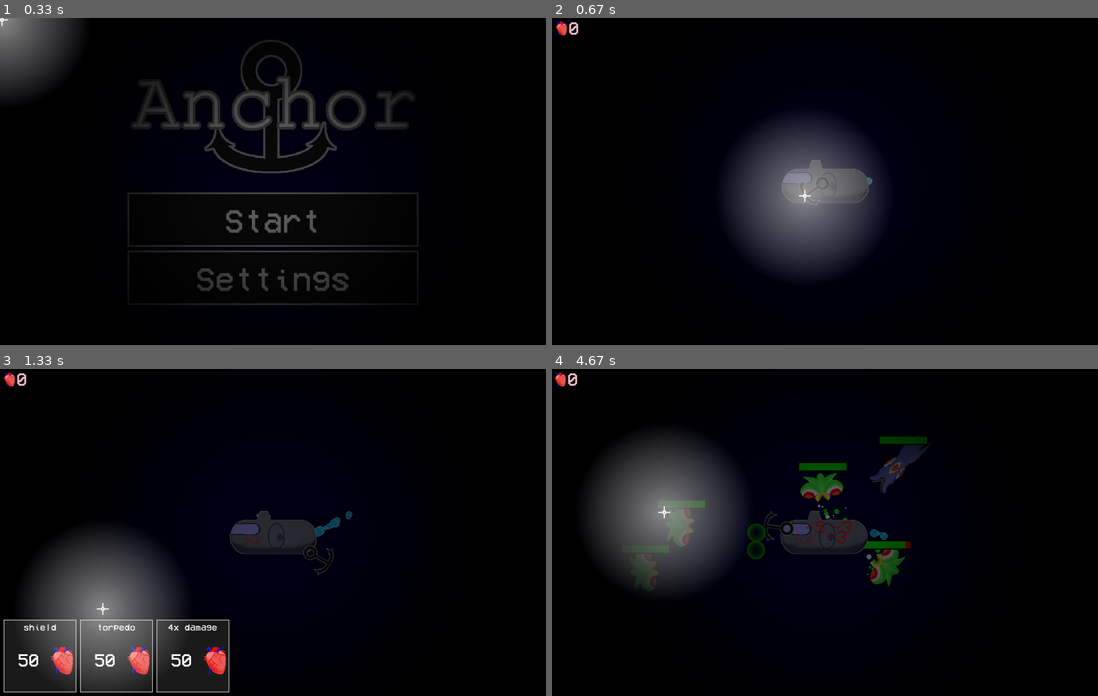
Above: before the commit, frames 1-4 (two rows, left to right).
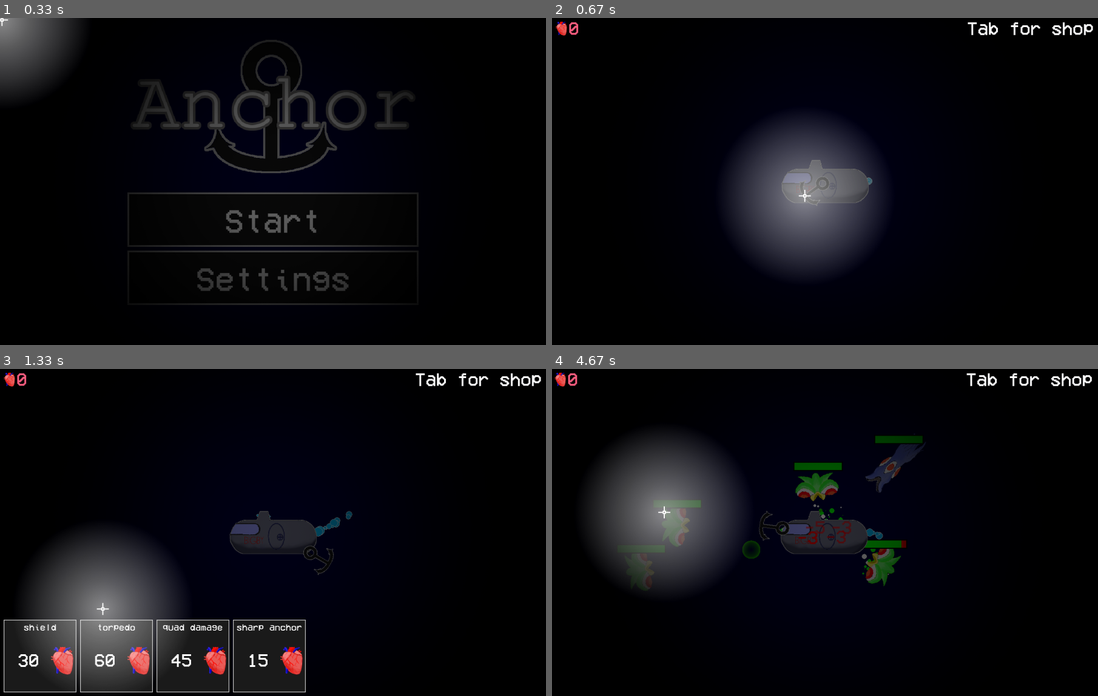
Above: after the commit, the same moments.

Repository: CurryMan1/Pygame-Halloween-GameJam-2023
Game: pygame game, started from main.py
The game is run twice, just before and just after one commit, with the same random seed, the same clock (stepped at 60 frames per second) and the same inputs.
Inputs (mouse positions are in pixels of both pictures, inside the frame that each line leads up to):
- Up to frame 1 (0.33 s): no input
- Up to frame 2 (0.67 s): click (803, 194) at 0.38 s
- Up to frame 3 (1.33 s): click (327, 604) at 0.72 s; hold Tab from 1 s (still down); tap Space at 1.07 s; click (103, 607) at 1.08 s
- Up to frame 4 (4.67 s): tap Space at 1.37, 1.9, 2.2, 2.4, 2.73, 3.03, 3.23, 3.53, 3.8, 4.13, 4.43, 4.57 s; release Tab at 1.47 s; click (835, 421) at 1.55 s; click (797, 617) at 1.92 s; click (1032, 656) at 2.42 s; click (934, 506) at 2.75 s; click (994, 525) at 3.25 s; click (655, 489) at 3.82 s; click (945, 450) at 4.15 s; click (666, 512) at 4.58 s

Frame 1 is identical in both runs. In frame 2, 0.4% of the frame differs, in the area x 3-100%, y 1-6%; in frame 3, 3.6%, in the area x 3-100%, y 1-99%; in frame 4, 2.4%.

Commit message:
seamine done

Diff:
--- a/entities.py
+++ b/entities.py
@@ -63,6 +63,7 @@
 class Player(Entity):
     SPEED = 12
     WATER_RESISTANCE = 0.95 #for timesing
+    MAX_HP = 1500
 
     def __init__(self, x: int, y: int, images: list, shield_img: pygame.surface.Surface):
         self.img_no = 0
@@ -70,17 +71,15 @@
 
         #(changeable) stats
         self.damage = 10
-        self.shooting_delay = 20
 
         self.images = images
         self.mask = pygame.mask.from_surface(self.image)
         self.og_img = self.image
-        self.last_shot = self.shooting_delay
         self.angle = 0
         self.x_vel, self.y_vel = 0, 0
 
         self.on_cooldown = False
-        self.hp = 1500
+        self.hp = self.MAX_HP
 
         self.shield = Shield(shield_img)
 
@@ -99,12 +98,12 @@
         if self.image != img:
             self.mask = pygame.mask.from_surface(self.image)
 
-        if self.last_shot < self.shooting_delay:
-            self.last_shot += 1
-
         if self.on_cooldown:
             if abs(self.x_vel) < 1.5 and abs(self.y_vel) < 1.5:
                 self.on_cooldown = False
+
+        if self.hp <= 0:
+            return True
 
     def hit(self, damage):
         self.hp -= damage
--- a/main.py
+++ b/main.py
@@ -2,8 +2,6 @@
 import sys
 from math import ceil
 from webbrowser import open
-
-import pygame.mixer_music
 
 #files
 from entities import *
@@ -44,10 +42,12 @@
         self.splash_texts = []
 
         #upgrade buttons
-        upgrade_btn_tags = ['shield', 'torpedo', '4x damage']
-
-        for i, tag in enumerate(upgrade_btn_tags):
-            u_btn = UpgradeButton(i*210+10, HEIGHT-210, tag, 50)
+        upgrade_btn_tags = [['shield', 30], ['torpedo', 60], ['quad damage', 45], ['sharp anchor', 15]]
+
+        for i, btn in enumerate(upgrade_btn_tags):
+            tag, price = btn
+
+            u_btn = UpgradeButton(i*210+10, HEIGHT-210, tag, price)
             self.upgrade_button_group.append(u_btn)
 
         #other
@@ -57,7 +57,6 @@
         self.overlay = load_img('overlay.png', True)
         self.plasmaball_img = load_img('plasmaball.png', True, 0.1)
         self.heart_img = load_img('heart.png', True, 0.5)
-
         self.plasmaenemy_img = load_img('plasmaenemy.png', True, 0.4)
         self.seamine_img = load_img('seamines.png', True, 0.4)
         self.squid_imgs = load_imgs('squid', True, 0.7)
@@ -70,9 +69,13 @@
         self.enemy_delay = 240
         self.last_enemy = self.enemy_delay
 
-    def start(self):
-        pygame.mixer.music.load('assets/sound/theme.wav')
-        pygame.mixer.music.play(-1)
+        #sound
+        self.siren_sound = load_sound('sub/siren.mp3')
+
+    def start(self, first=False):
+        if first:
+            pygame.mixer.music.load('assets/sound/theme.wav')
+            pygame.mixer.music.play(-1)
 
         start_btn = Button(WIDTH/2-400, HEIGHT/2+30, 800, 150, text='Start', fg=DARK_GREY, bg=LIGHT_GREY, text_size=90,
                            text_colour=WHITE, border_width=5)
@@ -91,9 +94,9 @@
             DISPLAY.blit(self.logo, (WIDTH/2-self.logo.get_width()/2, 60))
 
             if start_btn.is_clicked(DISPLAY):
-                self.main()
+                return self.main()
             if settings_btn.is_clicked(DISPLAY):
-                self.settings(self.start)
+                return self.settings(self.start)
 
             #overlay
             DISPLAY.blit(self.overlay, (0, 0))
@@ -147,7 +150,7 @@
 
             #buttons
             if back_btn.is_clicked(DISPLAY):
-                last_menu()
+                return last_menu()
             if sound_btn.is_clicked(DISPLAY):
                 self.sound_on = 1-self.sound_on
                 sound_btn.text = f'Sound:{["OFF", "ON"][self.sound_on]}'
@@ -185,17 +188,26 @@
         pygame.mixer.music.load('assets/sound/ambience.wav')
         pygame.mixer.music.play()
 
+        pygame.mixer.Channel(0).set_volume(0)
+        pygame.mixer.Channel(0).play(self.siren_sound, -1)
+
         clicked = True
         can_shoot_torpedo = False
         quad_damage_timer = 0
 
         enemy_spawn_delay = 30*FPS
         frames_since_last_enemy = enemy_spawn_delay-2*FPS
+        score = 0
 
 
         #game loop
         while True:
             CLOCK.tick(FPS)
+
+            #score
+            score += 1
+            if self.player.hp < self.player.MAX_HP:
+                self.player.hp += 0.1
 
             #mouse and keys
             mouse_pos = pygame.mouse.get_pos()
@@ -280,23 +292,30 @@
                 for i in range(5):
                     e = random.choice([Enemy(self.squid_imgs), PlasmaEnemy([self.plasmaenemy_img])])
                     self.enemy_group.append(e)
-                for i in range(1000):
-                    position_x = random.randint(-1000,2500)
-                    position_y = random.randint(-3000, 3000)
-                    if position_x < 0 and position_y > HEIGHT or position_x > WIDTH and position_y < 0:
-                        e = Consumable(position_x, position_y, 0, self.seamine_img, "Seamine")
-                        self.consumable_group.append(e)
                 frames_since_last_enemy = 0
                 if enemy_spawn_delay > 5*FPS:
                     enemy_spawn_delay -= 0.3
+
+                #mine
+                while True:
+                    position_x = random.randint(-2000, WIDTH+2000)
+                    position_y = random.randint(-2000, HEIGHT+2000)
+                    if position_x not in range(0, WIDTH) and\
+                        position_y not in range(0, HEIGHT):
+                        mine = Consumable(position_x, position_y, 0, self.seamine_img, 'seamine')
+                        self.consumable_group.append(mine)
+                        break
             else:
                 frames_since_last_enemy += 1
 
             #player
-            self.player.update(mouse_pos[0])
+            if self.player.update(mouse_pos[0]):
+                self.player_dead(score/FPS)
+
             self.player.draw(DISPLAY)
             self.add_particles(([self.player.rect.right, self.player.rect.left][self.player.img_no], self.player.rect.centery),
                                1, 14, 10, 0.3, [BUBBLE_BLUE], 'bubble')
+
             #quad damage
             if quad_damage_timer > 0:
                 quad_damage_timer -= 1
@@ -314,13 +333,14 @@
                 projectile.draw(DISPLAY)
 
             #splash_texts
-            for sp_text in self.splash_texts:
-                text, opacity, x, y, colour = sp_text
-                sp_text[1] -= 10
-
-                draw_text(text, PIXEL_FONT, colour, x, y, 50, DISPLAY, True, opacity)
-                if opacity <= 0:
-                    self.splash_texts.remove(sp_text)
+            if self.effects_on:
+                for sp_text in self.splash_texts:
+                    text, opacity, x, y, colour = sp_text
+                    sp_text[1] -= 10
+
+                    draw_text(text, PIXEL_FONT, colour, x, y, 50, DISPLAY, True, opacity)
+                    if opacity <= 0:
+                        self.splash_texts.remove(sp_text)
 
             #overlay
             DISPLAY.blit(self.overlay, (0, 0))
@@ -328,14 +348,17 @@
             #UI
             #no_of_hearts
             DISPLAY.blit(self.heart_img, (10, 10))
-            draw_text(str(self.hearts), PIXEL_FONT, 'pink', self.heart_img.get_width()+10, 5, 50, DISPLAY)
+            draw_text(str(self.hearts), PIXEL_FONT, PINK, self.heart_img.get_width()+10, 5, 50, DISPLAY)
+
+            #tab for shop text
+            draw_text('Tab for shop', PIXEL_FONT, WHITE, WIDTH-360, 5, 50, DISPLAY)
 
             #buttons
             #upgrade buttons
             if keys[pygame.K_TAB]:
                 for button in self.upgrade_button_group:
                     if button.is_clicked(DISPLAY):
-                        if self.hearts > button.price:
+                        if self.hearts >= button.price:
                             charge = True
                             if button.text == 'shield':
                                 if not self.player.shield.enabled:
@@ -345,20 +368,33 @@
                                 self.anchor.mode = 'still'
                                 self.anchor.x_vel, self.anchor.y_vel = 0,0
                                 self.anchor.rect.center = CENTER
-                            elif button.text == '4x damage':
+                            elif button.text == 'quad damage':
                                 if quad_damage_timer == 0:
                                     quad_damage_timer = 600
                                     self.player.damage *= 4
                                 else:
                                     charge = False
+                            else:
+                                self.player.damage += 5
 
                             if charge:
                                 self.splash_texts.append([f'-{button.price}', 256, *mouse_pos, RED])
                                 self.hearts -= button.price
+                                button.price = round(button.price*1.2)
 
             #light
             DISPLAY.blit(self.light, (
                 mouse_pos[0] - self.light.get_width() / 2, mouse_pos[1] - self.light.get_height() / 2))
+
+            #player hp
+            dec = self.player.hp/self.player.MAX_HP
+            #siren
+            pygame.mixer.Channel(0).set_volume(max(0.2 - dec, 0))
+            #tint
+            tint = DISPLAY.copy()
+            tint.fill(RED, special_flags=pygame.BLEND_RGB_MULT)
+            tint.set_alpha(max(100-dec*255, 0))
+            DISPLAY.blit(tint, (0, 0))
 
             #crosshair
             DISPLAY.blit(self.crosshair, (mouse_pos[0] - self.crosshair.get_width() / 2, mouse_pos[1] - self.crosshair.get_height() / 2))
@@ -374,7 +410,7 @@
                 #anchor-projectile_group
                 for projectile in pygame.sprite.spritecollide(self.anchor, self.projectile_group, False, pygame.sprite.collide_mask):
                     if projectile.tag != 'torpedo':
-                        projectile.x_vel, projectile.y_vel = calculate_kb(projectile.rect.center, self.anchor.rect.center, projectile.speed)
+                        projectile.x_vel, projectile.y_vel = calculate_kb(self.anchor.rect.center, projectile.rect.center, projectile.speed)
             if self.anchor.mode != 'still':
                 #anchor-enemy_group
                 for enemy in pygame.sprite.spritecollide(self.anchor, self.enemy_group, False, pygame.sprite.collide_mask):
@@ -388,10 +424,12 @@
 
             #anchor-consumable
             for consumable in pygame.sprite.spritecollide(self.anchor, self.consumable_group, False, pygame.sprite.collide_mask):
-                if consumable.tag != "Seamine":
-                    self.consumable_group.remove(consumable)
+                self.consumable_group.remove(consumable)
+                if consumable.tag != 'seamine':
                     self.splash_texts.append(['+1', 256, *consumable.rect.center, GREEN])
                     self.hearts += 1
+                else:
+                    self.add_particles(consumable.rect.center, 50, 25, 20, 0.5, [RED, ORANGE, YELLOW], 'seamine')
 
             #projectile_group-enemy_group
             collided_projectiles = pygame.sprite.groupcollide(self.projectile_group, self.enemy_group, False, False, pygame.sprite.collide_mask)
@@ -416,12 +454,13 @@
                     self.hit_player(projectile)
                     self.add_particles(projectile.rect.center, 30, 10, 70, 0.15, [PLASMA_GREEN, GREEN, WHITE], 'plasma')
 
-            #player-consumable
+            #player-consumable_group
             for consumable in pygame.sprite.spritecollide(self.player, self.consumable_group, False, pygame.sprite.collide_mask):
                 self.consumable_group.remove(consumable)
-                if consumable.tag == "Seamine":
+                if consumable.tag == 'seamine':
                     self.screen_shake = 30
                     self.hit_player(consumable)
+                    self.add_particles(consumable.rect.center, 50, 25, 20, 0.5, [RED, ORANGE, YELLOW], 'seamine')
                 else:
                     self.splash_texts.append(['+1', 256, *consumable.rect.center, GREEN])
                     self.hearts += 1
@@ -457,6 +496,82 @@
 
             pygame.display.update()
 
+    def player_dead(self, score):
+        pygame.mixer.Channel(0).fadeout(1)
+        belt = pygame.surface.Surface((WIDTH, 400))
+        belt.fill(LIGHT_GREY)
+
+        home_btn = Button(WIDTH / 2 - 300, 700, 600, 120, text='Try Again', fg=DARK_GREY, bg=LIGHT_GREY,
+                            text_size=70,
+                            text_colour=WHITE, border_width=5)
+
+        #RESET
+        self.enemy_group = []
+        self.consumable_group = []
+        self.projectile_group = []
+        self.upgrade_button_group = []
+        self.bg_tile_group = []
+        self.particles = []
+        self.splash_texts = []
+
+        self.player.shield.enabled = False
+        self.player.hp = self.player.MAX_HP
+        self.player.damage = 10
+
+        #upgrade buttons
+        upgrade_btn_tags = ['shield', 'torpedo', '4x damage']
+
+        for i, tag in enumerate(upgrade_btn_tags):
+            u_btn = UpgradeButton(i * 210 + 10, HEIGHT - 210, tag, 50)
+            self.upgrade_button_group.append(u_btn)
+
+        #game vars
+        self.hearts = 0
+        self.screen_shake = 0
+        self.enemy_delay = 240
+        self.last_enemy = self.enemy_delay
+
+        opacity = 0
+        while True:
+            CLOCK.tick(FPS)
+
+            mouse_pos = pygame.mouse.get_pos()
+
+            #bg
+            DISPLAY.fill(OCEAN_BLUE)
+
+            #dead message
+            belt.set_alpha(opacity)
+            if opacity < 255:
+                opacity += 2
+            DISPLAY.blit(belt, (0, HEIGHT/2 - 200))
+
+            draw_text('wasted', PIXEL_FONT, BLACK, WIDTH/2, HEIGHT/2-50, 230, DISPLAY, True, opacity)
+            draw_text(f'You lasted {round(score, 1)} seconds', PIXEL_FONT, BLACK, WIDTH / 2, HEIGHT / 2+100, 70, DISPLAY, True, opacity)
+
+            #btn
+            if home_btn.is_clicked(DISPLAY):
+                return self.start(True)
+
+            #overlay
+            DISPLAY.blit(self.overlay, (0, 0))
+
+            #light
+            DISPLAY.blit(self.light, (
+            mouse_pos[0] - self.light.get_width() / 2, mouse_pos[1] - self.light.get_height() / 2))
+
+            #crosshair
+            DISPLAY.blit(self.crosshair, (mouse_pos[0] - self.crosshair.get_width() / 2, mouse_pos[1] - self.crosshair.get_height() / 2))
+
+            for event in pygame.event.get():
+                if event.type == pygame.QUIT:
+                    pygame.quit()
+                    sys.exit()
+
+            SCREEN.blit(DISPLAY, (0, 0))
+
+            pygame.display.update()
+
     def hit_player(self, sprite):
         self.player.x_vel, self.player.y_vel = calculate_kb(sprite.rect.center, CENTER, sprite.KB / 2)
         self.player.hit(sprite.DAMAGE)
@@ -481,4 +596,4 @@
 
 if __name__ == '__main__':
     g = Game()
-    g.start()
+    g.start(True)
--- a/utils.py
+++ b/utils.py
@@ -10,17 +10,18 @@
 TINT_FADE = 15
 
 #colour
+BLACK = (0, 0, 0)
 WHITE = (255, 255, 255)
 BUBBLE_BLUE = (0, 191, 255)
 OCEAN_BLUE = (0, 0, 60)
 PLASMA_GREEN = (33, 187, 0)
 GREEN = (0, 255, 0)
 RED = (255, 0, 0)
+PINK = (255, 97, 131)
 ORANGE = (255, 115, 59)
 YELLOW = (255, 255, 0)
 DARK_GREY = (28, 28, 28)
 LIGHT_GREY = (188, 188, 188)
-BLACK = (0, 0, 0)
 
 #font
 PIXEL_FONT = 'assets/other/pixel_font.ttf'
Not shown, added: assets/sound/sub/siren.mp3
